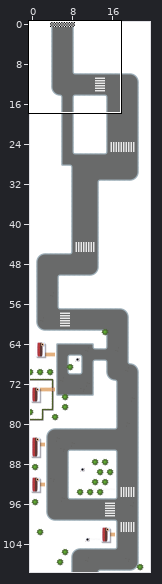
Two states of a Tiled map, core/assets/maps/santa.tmx. Above: a wide view before the commit, with the close-up outlined.
Close-up. Old version:
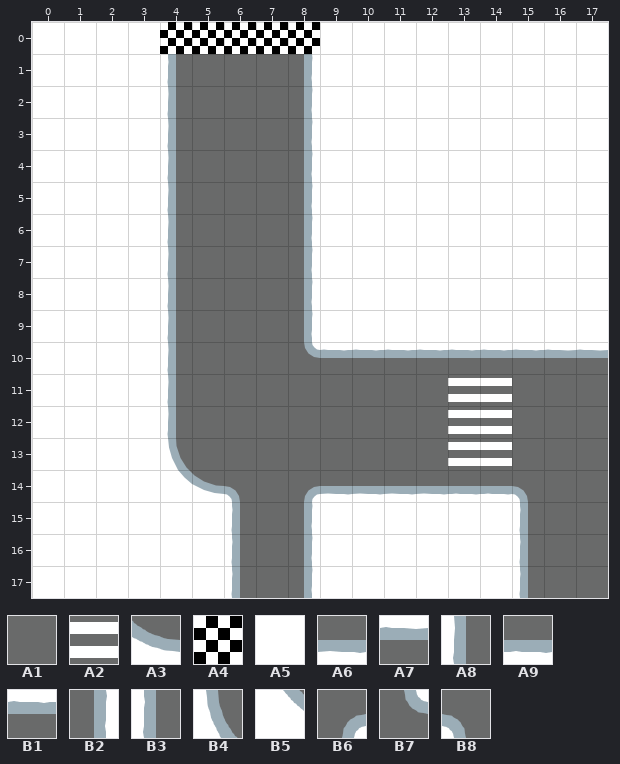
Cells are 64x64 px. Shown: x 0..17, y 0..17. The commit also changed other parts of the map, which this record leaves out.
Key: from "snow": A1 0, A2 1, A3 3 turned 90, A4 4, A5 6, A6 8, A7 8 turned 180, A8 8 turned 90, A9 9, B1 9 turned 180, B2 9 turned 270, B3 9 turned 90, B4 10 turned 90, B5 11 turned 90, B6 13, B7 13 turned 270, B8 13 turned 90.
__ is an empty cell, ## one hidden under a higher layer.
Layer "Ground" before, first column x 0:
 0 A5 A5 A5 A5 A4 A4 A4 A4 A4 A5 A5 A5 A5 A5 A5 A5 A5 A5
 1 A5 A5 A5 A5 B3 A1 A1 A1 B2 A5 A5 A5 A5 A5 A5 A5 A5 A5
 2 A5 A5 A5 A5 A8 A1 A1 A1 B2 A5 A5 A5 A5 A5 A5 A5 A5 A5
 3 A5 A5 A5 A5 A8 A1 A1 A1 B2 A5 A5 A5 A5 A5 A5 A5 A5 A5
 4 A5 A5 A5 A5 A8 A1 A1 A1 B2 A5 A5 A5 A5 A5 A5 A5 A5 A5
 5 A5 A5 A5 A5 A8 A1 A1 A1 B2 A5 A5 A5 A5 A5 A5 A5 A5 A5
 6 A5 A5 A5 A5 A8 A1 A1 A1 B2 A5 A5 A5 A5 A5 A5 A5 A5 A5
 7 A5 A5 A5 A5 A8 A1 A1 A1 B2 A5 A5 A5 A5 A5 A5 A5 A5 A5
 8 A5 A5 A5 A5 A8 A1 A1 A1 B2 A5 A5 A5 A5 A5 A5 A5 A5 A5
 9 A5 A5 A5 A5 A8 A1 A1 A1 B2 A5 A5 A5 A5 A5 A5 A5 A5 A5
10 A5 A5 A5 A5 A8 A1 A1 A1 B7 B1 B1 B1 B1 B1 B1 B1 A7 A7
11 A5 A5 A5 A5 A8 A1 A1 A1 A1 A1 A1 A1 A1 A2 A2 A1 A1 A1
12 A5 A5 A5 A5 A8 A1 A1 A1 A1 A1 A1 A1 A1 A2 A2 A1 A1 A1
13 A5 A5 A5 A5 B4 A1 A1 A1 A1 A1 A1 A1 A1 A2 A2 A1 A1 A1
14 A5 A5 A5 A5 B5 A3 B8 A1 B6 A6 A6 A6 A6 A9 A9 B8 A1 A1
15 A5 A5 A5 A5 A5 A5 B3 A1 B2 A5 A5 A5 A5 A5 A5 B3 A1 A1
16 A5 A5 A5 A5 A5 A5 B3 A1 B2 A5 A5 A5 A5 A5 A5 B3 A1 A1
17 A5 A5 A5 A5 A5 A5 B3 A1 B2 A5 A5 A5 A5 A5 A5 B3 A1 A1
New version:
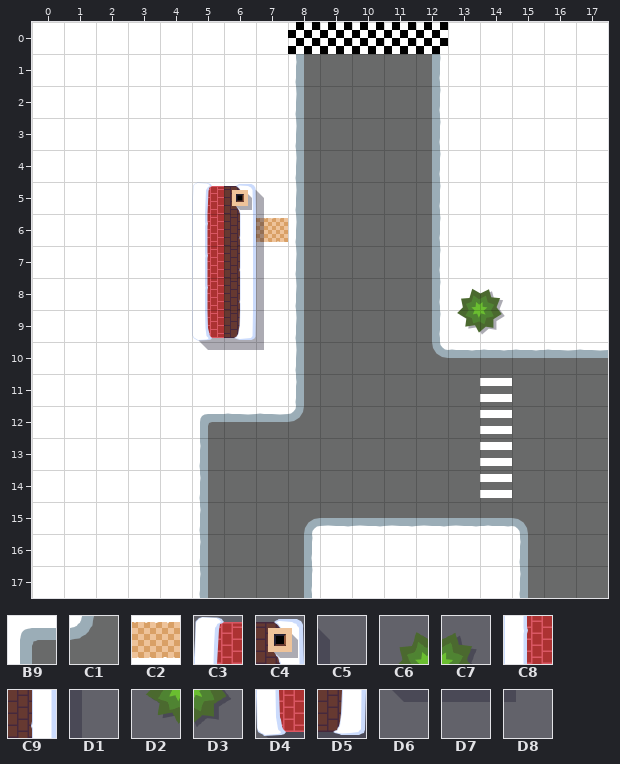
Further tiles: from "snow": B9 12 turned 180, C1 13 turned 180, C2 14 turned 90, C3 16, C4 17, C5 18, C6 19, C7 20, C8 24, C9 25, D1 26, D2 27, D3 28, D4 32, D5 33, D6 40, D7 41, D8 42.
The edit:
Changed rows in their new state; .. is an unchanged cell.
Layer "Ground":
first column x 4:
 0 A5 A5 A5 A5 .. A4 A4 A4 A4 .. .. ..
 1 A5 A5 A5 A5 B3 A1 A1 A1 B2 .. .. ..
 2 A5 A5 A5 A5 A8 A1 A1 A1 B2 .. .. ..
 3 A5 A5 A5 A5 A8 A1 A1 A1 B2 .. .. ..
 4 A5 A5 A5 A5 A8 A1 A1 A1 B2 .. .. ..
 5 A5 A5 A5 A5 A8 A1 A1 A1 B2 .. .. ..
 6 A5 ## ## C2 A8 A1 A1 A1 B2 .. .. ..
 7 A5 ## ## A5 A8 A1 A1 A1 B2 .. .. ..
 8 A5 ## ## A5 A8 A1 A1 A1 B2 .. .. ..
 9 A5 A5 A5 A5 A8 A1 A1 A1 B2 .. .. ..
10 A5 A5 A5 A5 A8 A1 A1 A1 B7 .. .. ..
11 A5 A5 A5 A5 B3 .. .. .. .. A1 .. ..
12 A5 B9 A7 A7 C1 .. .. .. .. A1 .. ..
13 A5 B3 .. .. .. .. .. .. .. A1 .. ..
14 A5 B3 A1 .. A1 A1 A1 A1 A1 A1 A2 A1
15 .. B3 A1 .. B6 A6 A6 A6 A6 A6 A9 B8
16 .. B3 A1 .. .. .. .. .. .. .. .. ..
17 .. B3 A1 .. .. .. .. .. .. .. .. ..
Layer "Walls":
first column x 5:
 5 C3 C4 C5 .. .. .. .. .. .. ..
 6 C8 C9 D1 .. .. .. .. .. .. ..
 7 C8 C9 D1 .. .. .. .. .. .. ..
 8 C8 C9 D1 .. .. .. .. .. C6 C7
 9 D4 D5 D1 .. .. .. .. .. D2 D3
10 D6 D7 D8 .. .. .. .. .. .. ..
